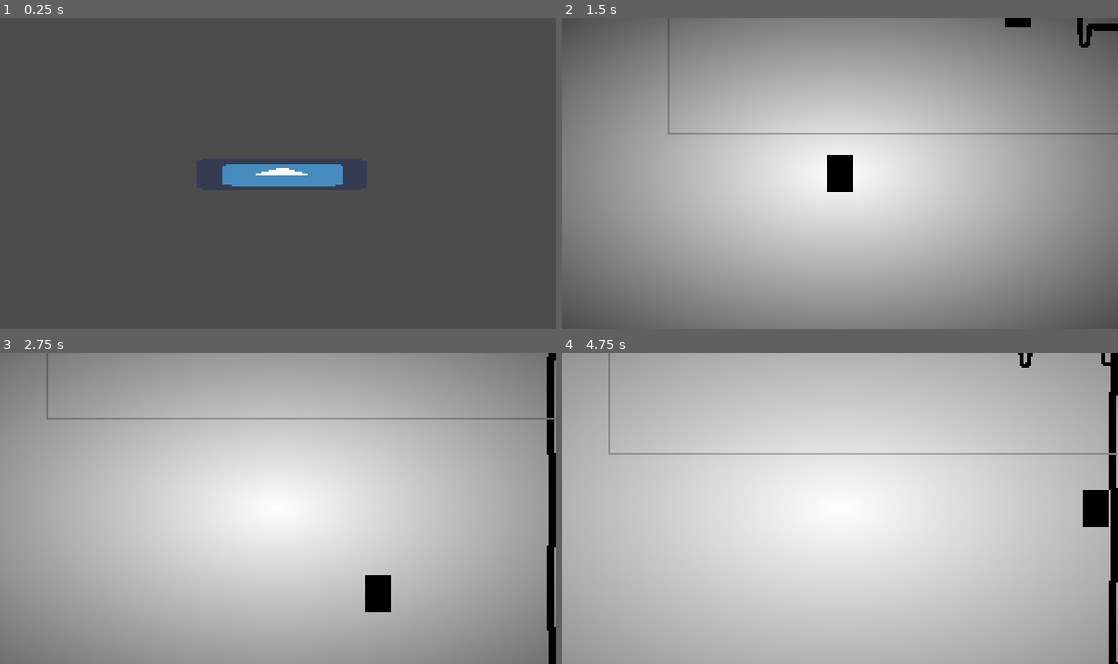
Above: before the commit, frames 1-4 (two rows, left to right).
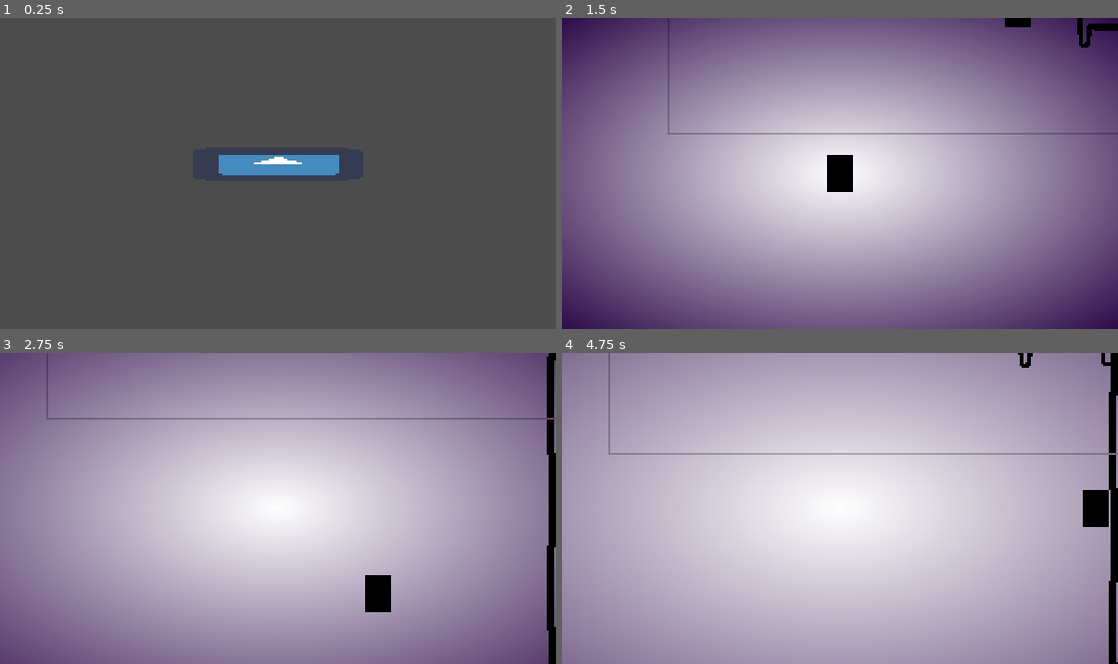
Above: after the commit, the same moments.

Repository: EdBarrancos/Operation_Ai_pain
Game: Godot game, scene res://Scenes/World.tscn
The game is run twice, just before and just after one commit, with the same random seed, the same clock (stepped at 60 frames per second) and the same inputs. The engine's default icon, where the game draws it, is replaced by a stand-in: a white triangle on a blue panel in a dark square.
Inputs:
- Up to frame 1 (0.25 s): no input
- Up to frame 2 (1.5 s): tap Enter (ui_accept) at 0.5, 0.77 s; hold D (RIGHT) 0.53-1.28 s; tap F (FEED) at 0.6 s; hold S (DOWN) from 1.28 s (still down); tap T (TEST) at 1.35 s
- Up to frame 3 (2.75 s): tap Enter (ui_accept) at 1.52 s; release S (DOWN) at 2.03 s; hold D (RIGHT) from 2.03 s (still down); tap F (FEED) at 2.1 s
- Up to frame 4 (4.75 s): release D (RIGHT) at 2.78 s; hold W (UP) 2.78-3.53 s; tap T (TEST) at 2.85, 4.35 s; tap Enter (ui_accept) at 3.02, 3.77, 4.52 s; hold A (LEFT) from 3.53 s (still down); tap F (FEED) at 3.6 s; tap Escape (ui_cancel) at 4.15 s

The runs differ from the first frame. In frame 1, 1.6% of the frame differs, in the area x 39-62%, y 44-55%; in frame 2, 76%, in the area x 0-100%, y 0-100%; in frame 3, 62%; in frame 4, 34%.

Commit message:
Update Shader | Music

Diff:
--- a/OperationAi/Scenes/Menus/LosingMenu.tscn
+++ b/OperationAi/Scenes/Menus/LosingMenu.tscn
@@ -1,8 +1,10 @@
-[gd_scene load_steps=2 format=2]
+[gd_scene load_steps=3 format=2]
 
 [ext_resource path="res://icon.png" type="Texture" id=1]
+[ext_resource path="res://Scripts/LosingMenu.gd" type="Script" id=2]
 
 [node name="LosingMenu" type="Node2D"]
+script = ExtResource( 2 )
 
 [node name="Sprite" type="Sprite" parent="."]
 position = Vector2( 161.769, 77.3615 )
--- a/OperationAi/Scenes/Menus/MainMenu.tscn
+++ b/OperationAi/Scenes/Menus/MainMenu.tscn
@@ -7,6 +7,6 @@
 script = ExtResource( 2 )
 
 [node name="Sprite" type="Sprite" parent="."]
-position = Vector2( 151.994, 84.5292 )
+position = Vector2( 149.749, 78.9169 )
 scale = Vector2( 1.43406, 0.268307 )
 texture = ExtResource( 1 )
--- a/OperationAi/Scenes/Room.tscn
+++ b/OperationAi/Scenes/Room.tscn
@@ -9,20 +9,15 @@
 
 [sub_resource type="Shader" id=1]
 code = "shader_type canvas_item;
-render_mode unshaded; // will output the shader opaquely
 
-
-// BASIC VIGNETTE
-
-// resolution of the texture
+uniform sampler2D vignette;
 uniform vec2 resolution = vec2(300, 168);
 
-
-// fragment() runs on every pixel
-void fragment (){
-
-    // sample the texture
-    vec4 tex_color = texture(TEXTURE, UV);
+void fragment() {
+	vec3 vignette_color = texture(vignette, UV).rgb;
+	// Screen texture stores gaussian blurred copies on mipmaps.
+	COLOR.rgb = textureLod(SCREEN_TEXTURE, SCREEN_UV, (1.0 - vignette_color.r) * 4.0).rgb;
+	COLOR.rgb *= texture(vignette, UV).rgb;
 
     // determine center of texture
     vec2 position = (FRAGCOORD.xy / resolution.xy) - vec2(0.5, 0.5);
@@ -31,7 +26,8 @@
     float len = length(position);
 
     // visualize length for debugging purposes
-    COLOR = vec4(1.0, vec3(len));
+    COLOR.a = len;
+
 
 }"
 
@@ -52,13 +48,13 @@
 [node name="CanvasLayer" type="CanvasLayer" parent="."]
 
 [node name="VignetteShader" type="Sprite" parent="CanvasLayer"]
-modulate = Color( 0, 0, 0, 0 )
+modulate = Color( 0.223529, 0.0980392, 0.329412, 1 )
 material = SubResource( 2 )
-position = Vector2( 149.197, 83.2631 )
+position = Vector2( 146.175, 84.6729 )
 scale = Vector2( 5, 2.64961 )
 texture = ExtResource( 3 )
 script = ExtResource( 6 )
-finalAlpha = 2.0
+finalAlpha = 3.0
 
 [node name="Monster" parent="." instance=ExtResource( 4 )]
 initialHunger = 50
--- a/OperationAi/Scenes/World.tscn
+++ b/OperationAi/Scenes/World.tscn
@@ -1,9 +1,15 @@
-[gd_scene load_steps=3 format=2]
+[gd_scene load_steps=4 format=2]
 
 [ext_resource path="res://Scenes/Menus/MainMenu.tscn" type="PackedScene" id=1]
 [ext_resource path="res://Scripts/WorldManager.gd" type="Script" id=2]
+[ext_resource path="res://SoundAssets/Sowft.mp3" type="AudioStream" id=3]
 
 [node name="World" type="Node2D"]
 script = ExtResource( 2 )
 
 [node name="MainMenu" parent="." instance=ExtResource( 1 )]
+
+[node name="GameMusicLoop" type="AudioStreamPlayer" parent="."]
+stream = ExtResource( 3 )
+autoplay = true
+bus = "Music"
--- /dev/null
+++ b/OperationAi/Scripts/LosingMenu.gd
@@ -0,0 +1,17 @@
+extends Node2D
+
+
+# Declare member variables here. Examples:
+# var a = 2
+# var b = "text"
+
+
+# Called when the node enters the scene tree for the first time.
+func _ready():
+	pass # Replace with function body.
+
+
+# Called every frame. 'delta' is the elapsed time since the previous frame.
+func _process(delta):
+	if Input.is_action_just_pressed("ui_cancel"):
+		get_parent().SwitchToRoom(self)
--- /dev/null
+++ b/OperationAi/default_bus_layout.tres
@@ -0,0 +1,34 @@
+[gd_resource type="AudioBusLayout" load_steps=6 format=2]
+
+[sub_resource type="AudioEffectCompressor" id=1]
+resource_name = "Compressor"
+
+[sub_resource type="AudioEffectDistortion" id=2]
+resource_name = "Distortion"
+
+[sub_resource type="AudioEffectReverb" id=3]
+resource_name = "Reverb"
+
+[sub_resource type="AudioEffectPhaser" id=4]
+resource_name = "Phaser"
+
+[sub_resource type="AudioEffectDelay" id=5]
+resource_name = "Delay"
+
+[resource]
+bus/1/name = "Music"
+bus/1/solo = false
+bus/1/mute = false
+bus/1/bypass_fx = false
+bus/1/volume_db = -6.52654
+bus/1/send = "Master"
+bus/1/effect/0/effect = SubResource( 1 )
+bus/1/effect/0/enabled = true
+bus/1/effect/1/effect = SubResource( 2 )
+bus/1/effect/1/enabled = false
+bus/1/effect/2/effect = SubResource( 3 )
+bus/1/effect/2/enabled = true
+bus/1/effect/3/effect = SubResource( 4 )
+bus/1/effect/3/enabled = true
+bus/1/effect/4/effect = SubResource( 5 )
+bus/1/effect/4/enabled = true
Not shown, added: OperationAi/SoundAssets/Sowft.mp3.import
Not shown, added: OperationAi/SoundAssets/darkMusicº.mp3.import
Not shown, added: OperationAi/SoundAssets/Sowft.mp3
Not shown, added: OperationAi/SoundAssets/darkMusicº.mp3
